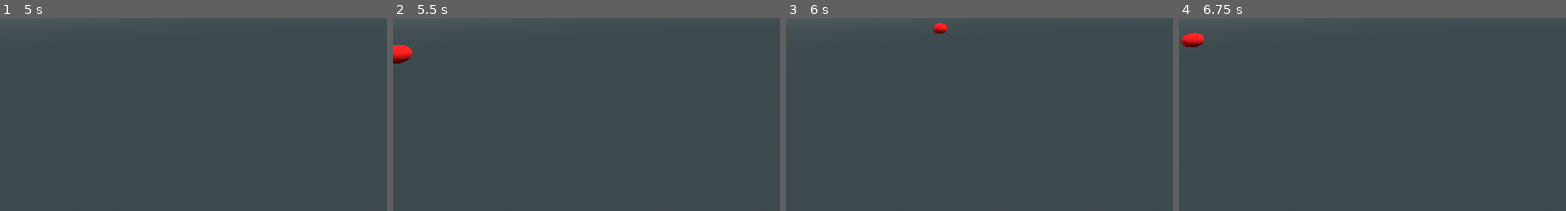
Above: before the commit, frames 1-4 (left to right).
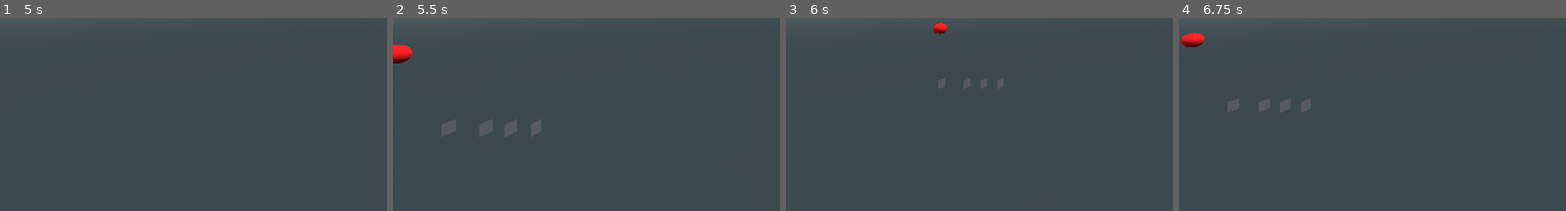
Above: after the commit, the same moments.

Repository: pixerhp/Hatchetflair
Game: Godot game, scene res://topscenes/gameplay_topscene.tscn
The game is run twice, just before and just after one commit, with the same random seed, the same clock (stepped at 60 frames per second) and the same inputs.
Inputs (mouse positions are % of the whole screen's width and height, from its top left):
- Up to frame 1 (5 s): tap Enter at 0.5, 2, 3.5 s; move the mouse to (72, 38) at 0.52 s; hold D (move_right) 0.53-1.28 s; hold Shift (speed_faster) 0.53-1.28 s; click (72, 38) at 0.67 s; tap Space (move_jump_up) at 1.25, 2.75, 4.25 s; move the mouse to (30, 49) at 1.27 s; hold S (move_backwards) 1.28-2.03 s; tap Ctrl (speed_slower) at 1.35, 2.85, 4.35 s; move the mouse to (60, 19) at 2.02 s; hold D (move_right) 2.03-2.78 s; hold Shift (speed_faster) 2.03-2.78 s; move the mouse to (45, 66) at 2.77 s; hold W (move_forwards) 2.78-3.53 s; click (45, 66) at 2.92 s; move the mouse to (80, 61) at 3.52 s; hold Shift (speed_faster) 3.53-4.28 s; hold A (move_left) from 3.53 s (still down); move the mouse to (20, 27) at 4.27 s
- Up to frame 2 (5.5 s): move the mouse to (55, 44) at 5.02 s; release A (move_left) at 5.03 s; hold S (move_backwards) from 5.03 s (still down); hold Shift (speed_faster) from 5.03 s (still down); click (55, 44) at 5.17 s
- Up to frame 3 (6 s): move the mouse to (35, 16) at 5.77 s; release S (move_backwards) at 5.78 s; release Shift (speed_faster) at 5.78 s; hold D (move_right) from 5.78 s (still down); tap Ctrl (speed_slower) at 5.85 s
- Up to frame 4 (6.75 s): move the mouse to (72, 38) at 6.52 s; release D (move_right) at 6.53 s; hold W (move_forwards) from 6.53 s (still down); hold Shift (speed_faster) from 6.53 s (still down)
The pictures show only the part of the screen within x 0-50%, y 50-100%; the shares and areas given below are measured in that part.

Frame 1 is identical in both runs. In frame 2, 0.6% of the frame differs, in the area x 12-39%, y 52-62%; in frame 3, 0.2%; in frame 4, 0.4%.

Commit message:
Add data for meshing +x side of cubes

Diff:
--- a/scripts/autoloaded/world_utils.gd
+++ b/scripts/autoloaded/world_utils.gd
@@ -13,4 +13,5 @@
 ]
 const mesh_tess_cube_verts: Array[Vector3] = [
 	Vector3(0, 0, 0)-TCHUNK_HS,Vector3(0, 1, 0)-TCHUNK_HS,Vector3(0, 0, 1)-TCHUNK_HS,Vector3(0, 1, 1)-TCHUNK_HS,
+	Vector3(1, 0, 1)-TCHUNK_HS,Vector3(1, 1, 1)-TCHUNK_HS,Vector3(1, 0, 0)-TCHUNK_HS,Vector3(1, 1, 0)-TCHUNK_HS,
 ]
--- a/scripts/tchunks_manager.gd
+++ b/scripts/tchunks_manager.gd
@@ -90,8 +90,8 @@
 	):
 		for j: int in range(6):
 
-			# temp, makes only -x <- side get meshed
-			if j > 0:
+			# temp
+			if j > 1:
 				break
 
 			match tc_27[get_tc27_tchunk_i(pos, WU.mesh_tess_cube_move[j])
